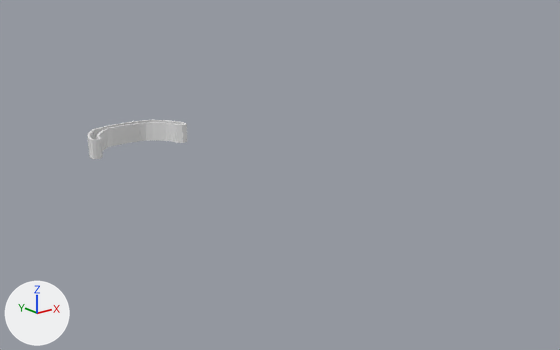
The Blender file bike/buddy_flap.blend as it was, and as the next commit left it.
Rendered twice from a 50 mm camera at (-151.0, -299.0, 83.0) aimed at (25.0, -79.0, -5.0). Every picture has the same lights, and +X, +Y and +Z are marked at lower left.
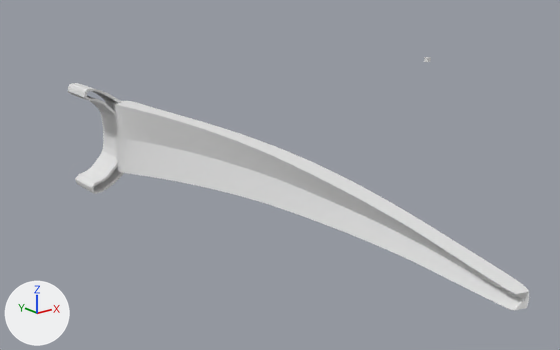
Changed parts and their boxes [x1, y1, x2, y2] in the pictures (560 x 350 px):
'flap_curve.005', shown
    after: [113, 57, 529, 311]
'Cube', turned, rescaled
    before: [87, 120, 187, 159]
    after: [68, 83, 124, 194]

Diff of the bpy script that builds the scene:
```diff
--- a/bike/buddy_flap.blend.py
+++ b/bike/buddy_flap.blend.py
@@ ob_cube @@
 ob_cube.location = (0.0, 0.3, 0.0)
-ob_cube.scale = (2.91, 0.583, 4.0)
+ob_cube.rotation_euler = (1.571, 1.571, 0.0)  # degrees (90, 90, 0)
+ob_cube.scale = (2.91, 0.583, 8.0)
@@ ob_flap_curve_005 @@
 ob_flap_curve_005.scale = (9.53, 9.53, 9.53)
-ob_flap_curve_005.hide_viewport = True
```
